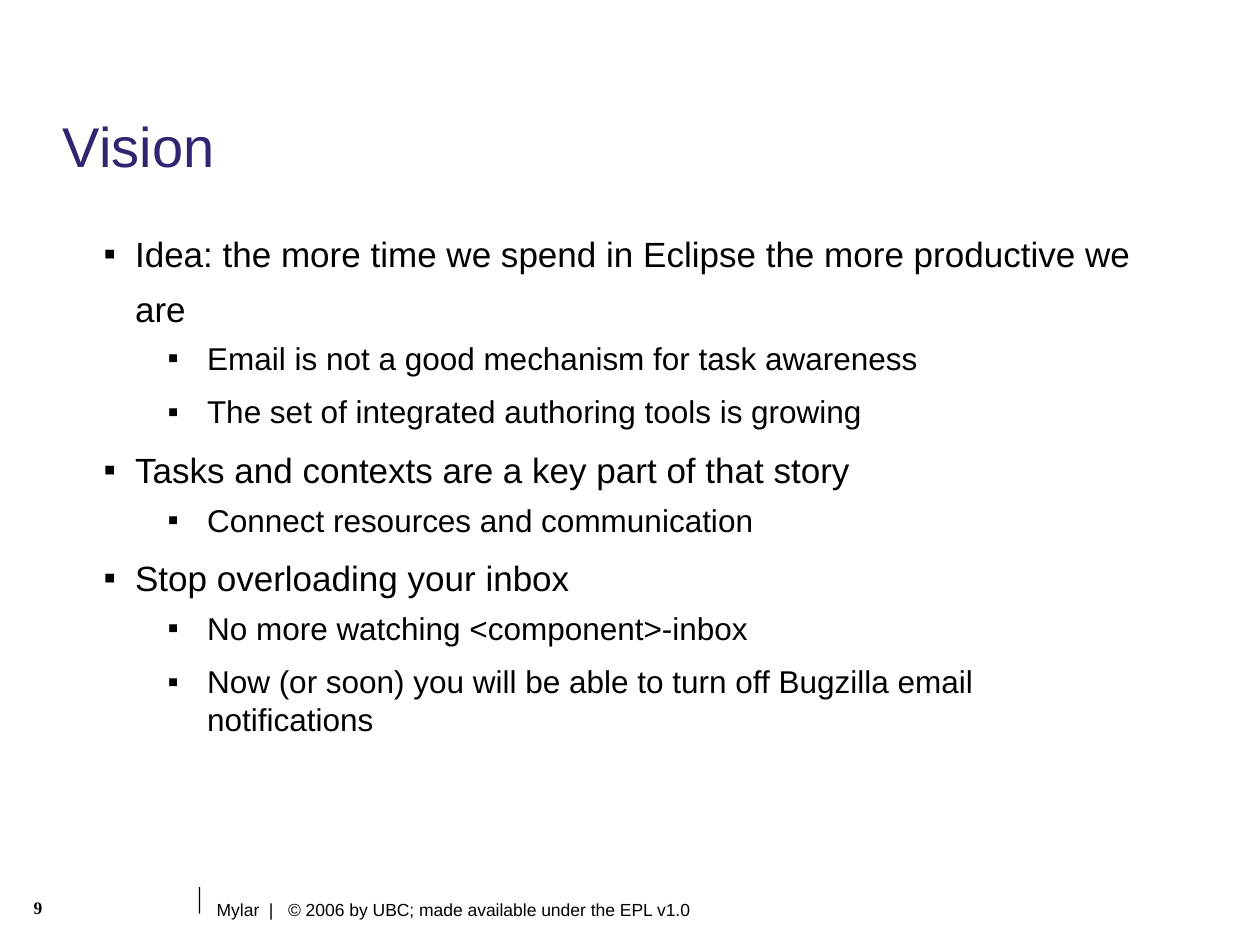
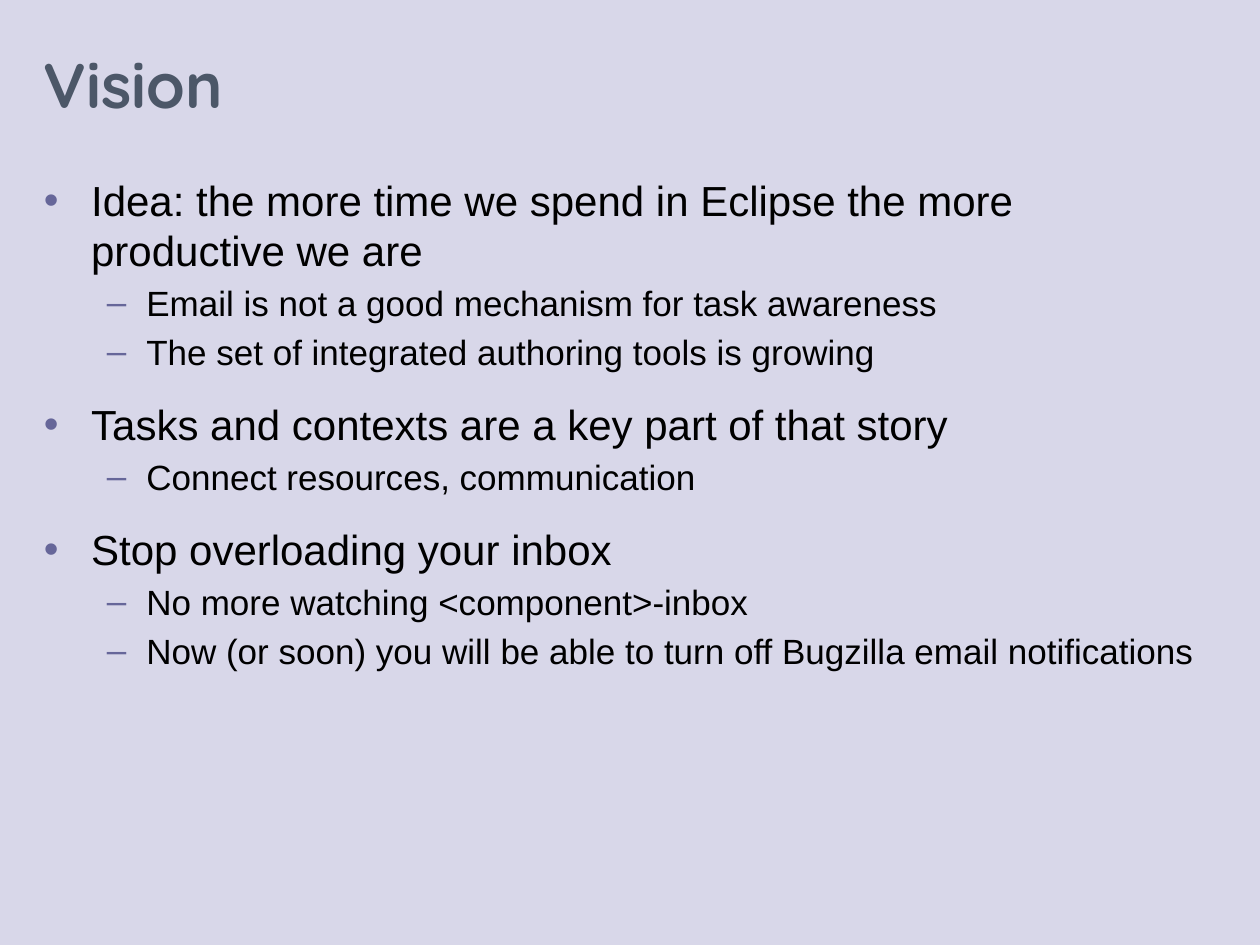
Before and after one commit to eclipse-mylyn/mylyn-website, a slide deck: slide 12 of publications/2006-03-mylar-eclipsecon.ppt (slide 9 before the commit). Drawn at 1260x945 pixels with LibreOffice and Linux fonts; fonts in the diff are those of the drawing; background and template pictures are left out. Boxes give left, top, right and bottom in pixels: in the first picture for what was removed or moved away, otherwise in the second. Text is boxed around its words. In the diff, an @@ line names an element or a change of style, - is before the commit and + after.

Commit message:
Progress on: prepare eclipsecon talk and slides

```diff
--- a/publications/2006-03-mylar-eclipsecon.ppt
+++ b/publications/2006-03-mylar-eclipsecon.ppt
@@ rectangle added at (0,0,1260,945), fill #D8D7E9 @@
@@ title "Vision": place and size @@
-title "Vision" at (63,126,214,168)
+title "Vision" at (44,63,223,109)
@@ title "Vision" at (44,63,223,109): size 32 to 36 pt, font Arial to Quicksand, text colour #2F2672 to #4C5768, bold on; line spacing 0.9 to 0.85; vertical alignment top to middle @@
@@ text "Idea: the more time we ...": place and size @@
-text "Idea: the more time we ..." at (135,241,1130,732)
+text "Idea: the more time we ..." at (91,185,1193,671)
@@ text at (91,185,1193,671): size 20 to 24 pt in "Idea: the more time we spend in ...", "Tasks and contexts are a key part ...", "Stop overloading your inbox"; size 18 to 20 pt in "Email is not a good mechanism for ...", "The set of integrated authoring tools is ...", "No more watching <component>-inbox", "Now (or soon) you will be able ..."; bullet ▪ to •; line spacing 1.3 to 1; more space between paragraphs; bullet colour #000000 to #666699; bullet ▪ to –; less space between paragraphs @@
@@ text at (146,464,696,495): text changed; size 18 to 20 pt @@
-  ▪ Connect resources and communication
+  – Connect resources, communication
@@ line removed from (199, 887) to (199, 914) @@
@@ page number removed at (34,902,43,914) @@
-9
@@ text removed at (217,903,690,920) @@
-Mylar | © 2006 by UBC; made available under the EPL v1.0
```
Also in this commit, not shown: 10 other slides changed, 6 slides added, 3 slides removed.
